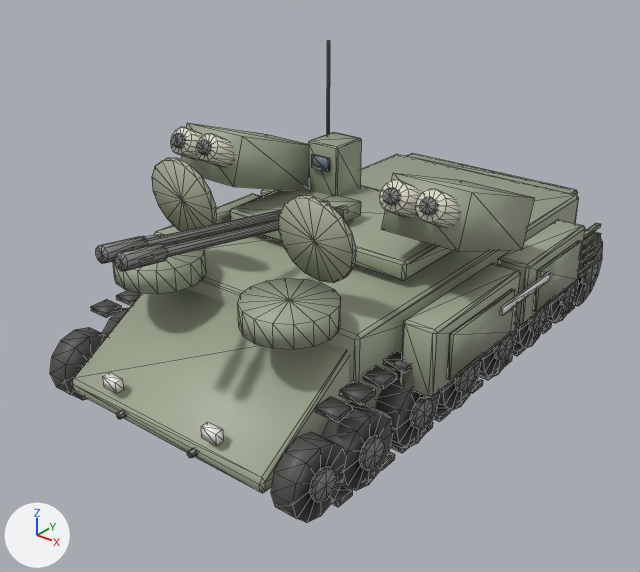
The glTF model assets/models/ecc/bmpt.glb: old version first, new version second.
Both versions are drawn from a camera (50 mm lens) standing at (1.79, -2.47, 1.74) and looking at (-0.04, -0.18, 0.32). Every picture has the same lights, and +X, +Y and +Z are marked at lower left. The picture after the commit comes second. Mesh edges are drawn as thin lines. Where no turn or scale is listed for an object, it has been applied to the vertices. Vertices at exactly the same position are counted once.

In view in the first picture: 'BarrelMesh', 'Hull', 'Turret'.
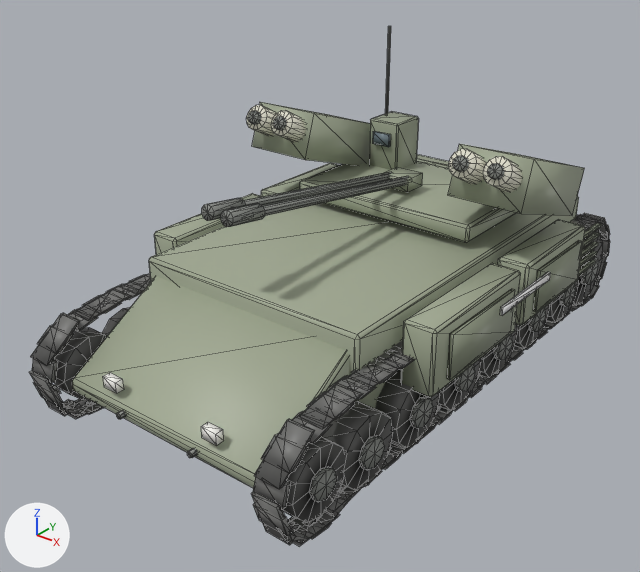
Where the change shows, as pixel boxes (x1, y1, x2, y2) in the pictures (640 x 572 px):
'Hull', reshaped: before (50, 153, 603, 523); after (54, 154, 603, 523)
'Turret', moved: before (171, 41, 535, 281); after (247, 26, 585, 243)
'Tracks', added (mostly hidden): after (32, 215, 610, 542)
'BarrelMesh', moved: before (96, 194, 361, 271); after (202, 167, 423, 227)
'TracksFar', added (mostly hidden): after (29, 213, 610, 546)
part 1 of me_hull, deleted: before (91, 158, 575, 507)

Patch to the scene script:
```diff
--- a/assets/models/ecc/bmpt.glb.py
+++ b/assets/models/ecc/bmpt.glb.py
@@ me_hull @@
 # used by ob_hull; location = (0.0, 0.0, 0.0)
-me_hull.from_pydata(...)  # 1908 vertices, 3244 faces; spans x -0.64..0.64, y -1.04..1.07, z 0.0..0.87
+me_hull.from_pydata(...)  # 1292 vertices, 2268 faces; spans x -0.64..0.64, y -1.04..1.07, z 0.0..0.48
+# me_hull part 1: 64 loose pieces with 616 vertices, spanning x -0.55..0.55, y -0.87..0.81, z 0.03..0.87, are deleted
 me_hull.materials.append(mat_defaultmaterial)
@@ me_tracksfar @@
+me_tracksfar.from_pydata(...)  # 368 vertices, 552 faces; spans x -0.55..0.55, y -1.09..1.12, z -0.01..0.38
+me_tracksfar.materials.append(mat_defaultmaterial_002)
@@ me_tracks @@
+me_tracks.from_pydata(...)  # 1472 vertices, 2208 faces; spans x -0.55..0.55, y -1.08..1.11, z -0.01..0.38
+me_tracks.materials.append(mat_defaultmaterial_001)
@@ ob_barrelmesh @@
 ob_barrelmesh = bpy.data.objects.new('BarrelMesh', me_barrelmesh)
-ob_barrelmesh.location = (0.0, -0.1, 0.6)
+ob_barrelmesh.location = (0.0, 0.3, 0.6)
@@ ob_turret @@
 ob_turret = bpy.data.objects.new('Turret', me_turret)
-ob_turret.location = (0.0, -0.02, 0.5)
+ob_turret.location = (0.0, 0.38, 0.5)
@@ ob_tracksfar @@
+ob_tracksfar = bpy.data.objects.new('TracksFar', me_tracksfar)
+ob_tracksfar.location = (0.0, 0.0, 0.0)
@@ ob_tracks @@
+ob_tracks = bpy.data.objects.new('Tracks', me_tracks)
+ob_tracks.location = (0.0, 0.0, 0.0)
```
